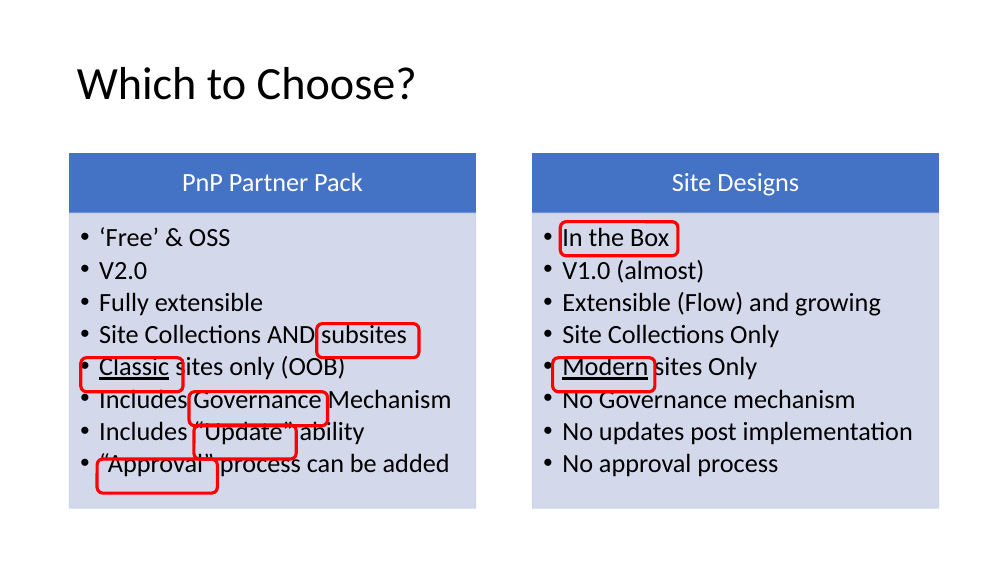
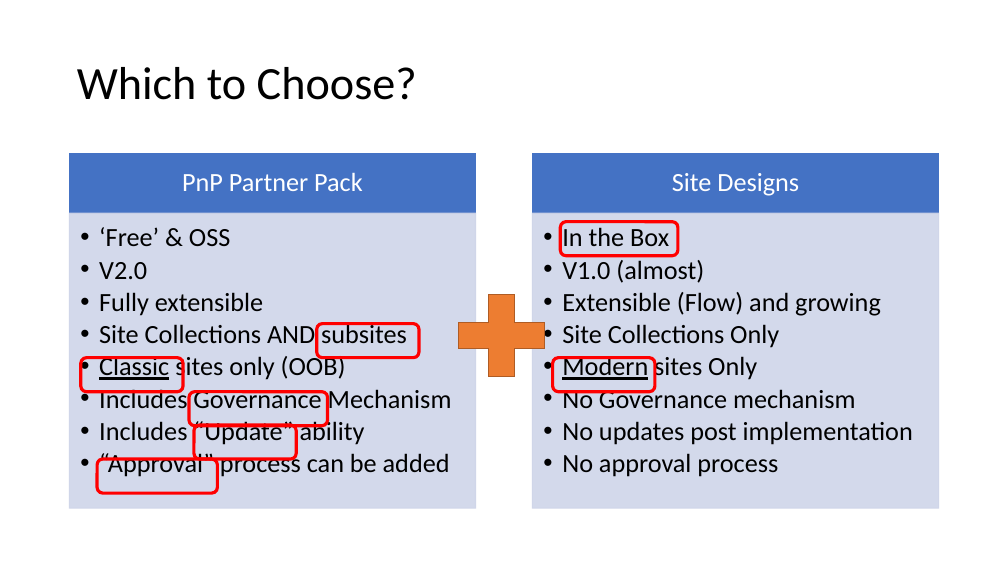
Before and after one commit to HiltonGiesenow/MSCommunityDay, a slide deck: slide 26 of 2018/Site Creation/Slides/Improved Site Creation, Governance & Self Service.pptx. Drawn at 1008x567 pixels with LibreOffice and Linux fonts; fonts in the diff are those of the drawing. Boxes give left, top, right and bottom in pixels: in the first picture for what was removed or moved away, otherwise in the second. Text is boxed around its words. In the diff, an @@ line names an element or a change of style, - is before the commit and + after.

```diff
--- a/2018/Site Creation/Slides/Improved Site Creation, Governance & Self Service.pptx
+++ b/2018/Site Creation/Slides/Improved Site Creation, Governance & Self Service.pptx
@@ plus sign added at <box>443,280,561,392</box>, fill #ED7D31, outline #AF5C24 1 pt @@
```
Also in this commit, not shown: 7 other slides changed, 3 other files.
